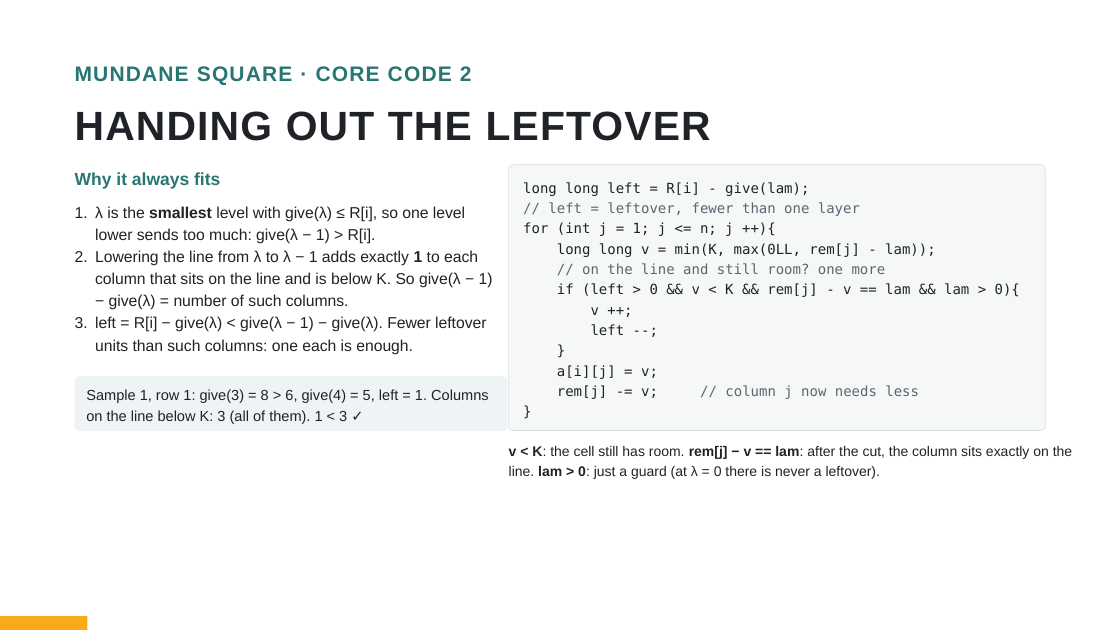
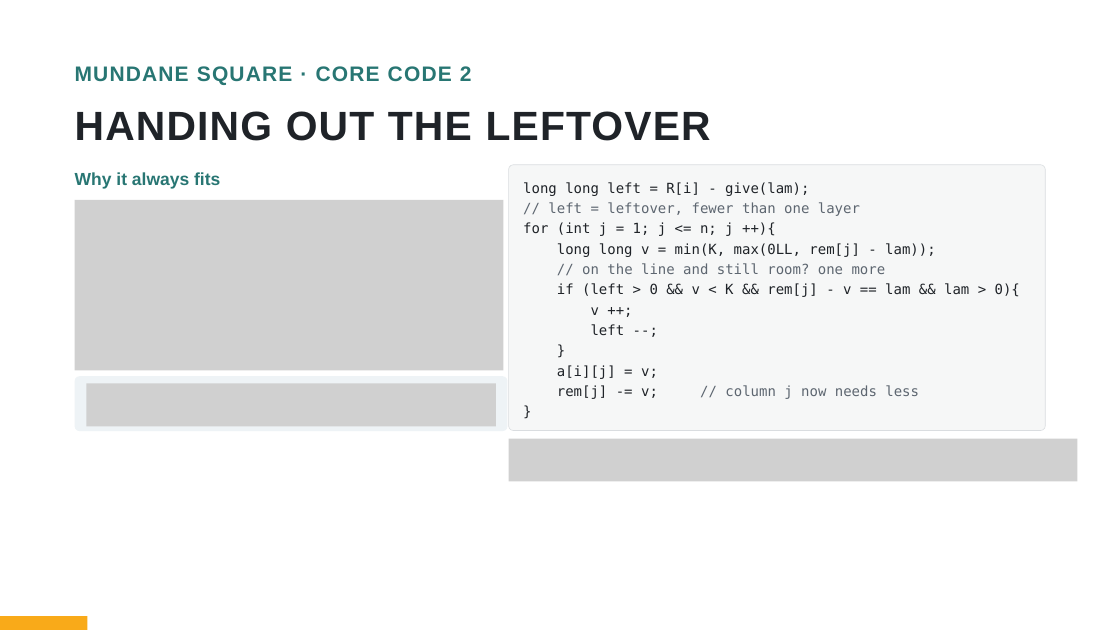
Before and after one commit to bryanbsun/AIO, a slide deck: slide 16 of AIO/P6/AIO High Achievers Camp Session 3 Greedy and the Water Level.pptx. Drawn at 1120x630 pixels with LibreOffice and Linux fonts; fonts in the diff are those of the drawing; grey boxes stand for pictures. Boxes give left, top, right and bottom in pixels: in the first picture for what was removed or moved away, otherwise in the second. Text is boxed around its words. In the diff, an @@ line names an element or a change of style, - is before the commit and + after.

```diff
--- a/AIO/P6/AIO High Achievers Camp Session 3 Greedy and the Water Level.pptx
+++ b/AIO/P6/AIO High Achievers Camp Session 3 Greedy and the Water Level.pptx
@@ picture added at (x1=75, y1=200, x2=503, y2=371) @@
@@ text removed at (x1=95, y1=206, x2=493, y2=355) @@
-1. λ is the smallest level with give(λ) ≤ R[i], so one level lower sends too much: give(λ − 1) > R[i].
-2. Lowering the line from λ to λ − 1 adds exactly 1 to each column that sits on the line and is below K. So give(λ − 1) − give(λ) = number of such columns.
-3. left = R[i] − give(λ) < give(λ − 1) − give(λ). Fewer leftover units than such columns: one each is enough.
@@ text removed at (x1=86, y1=389, x2=489, y2=424) @@
-Sample 1, row 1: give(3) = 8 > 6, give(4) = 5, left = 1. Columns on the line below K: 3 (all of them). 1 < 3 ✓
@@ picture added at (x1=87, y1=383, x2=497, y2=426) @@
@@ text removed at (x1=509, y1=446, x2=1072, y2=479) @@
-v < K: the cell still has room. rem[j] − v == lam: after the cut, the column sits exactly on the line. lam > 0: just a guard (at λ = 0 there is never a leftover).
@@ picture added at (x1=509, y1=439, x2=1078, y2=481) @@
```
Also in this commit, not shown: 34 other slides changed, 3 other files.
